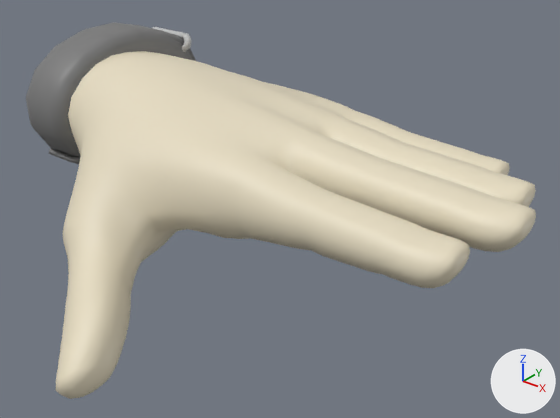
The FBX model Assets/MODELS/PlayerHand/PlayerHand.fbx: old version first, new version second.
The view is the same before and after, from a camera (50 mm lens) standing at (0.232, -0.285, 0.21) and looking at (0.023, -0.025, 0.049). Every picture has the same lights, and +X, +Y and +Z are marked at lower right. Where no turn or scale is listed for an object, it has been applied to the vertices. Vertices at the same position are counted once.

In view in the first picture: 'DodgeBall_PlayerHand'.
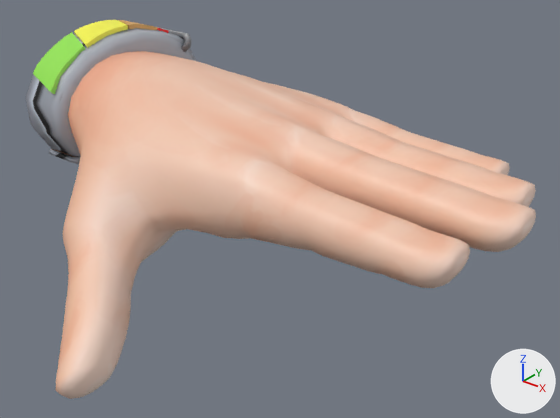
The change in detail:
Picture 'HandSkin_Texture_Base_color.png' (img_handskin_texture_base_color_png) is new.
Material 'HandSkin_Texture' (mat_handskin_texture) is new.
Its texture is img_handskin_texture_base_color_png.
Material 'Tier_3_Bar' (mat_tier_3_bar) is new.
Its base color is (0.767, 0.419, 0.12) (orange #e3ad61).
Material 'Tier_1_Bar' (mat_tier_1_bar) is new.
Its base color is (0.297, 0.784, 0.0808) (green #94e550).
Material 'Tier_2_Bar' (mat_tier_2_bar) is new.
Its base color is (0.957, 0.948, 0.0746) (yellow #faf94d).
me_mesh has 2271 vertices, 2261 faces and spans x -0.139..0.139, y -0.143..0.061, z -0.008..0.111.
me_mesh is used by ob_dodgeball_playerhand; location (0.0, 0.0, 0.0).
me_mesh part 1: all 207 faces that had it switch from mat_player_cuffs (grey #797979) to mat_handskin_texture (picture img_handskin_texture_base_color_png).
me_mesh part 2: all 50 faces that had it switch from mat_lambert2 (light grey #c1c1c1) to mat_handskin_texture (picture img_handskin_texture_base_color_png).
me_mesh part 3: all 2004 faces that had it switch from mat_player_skin (white #e6dcc2) to mat_handskin_texture (picture img_handskin_texture_base_color_png).
Mesh me_mesh_002 is new.
It has 20 vertices, 14 faces and spans x -0.1311..-0.1096, y 0.0044..0.0329, z 0.1025..0.1129.
It uses material mat_tier_3_bar (orange #e3ad61).
Mesh me_mesh_004 is new.
It has 28 vertices, 20 faces and spans x -0.1311..-0.1096, y -0.0523..-0.0178, z 0.0857..0.1099.
It uses material mat_tier_1_bar (green #94e550).
Mesh me_mesh_003 is new.
It has 20 vertices, 14 faces and spans x -0.1311..-0.1096, y -0.0268..0.0136, z 0.1054..0.1129.
It uses material mat_tier_2_bar (yellow #faf94d).
Object 'Tier_Bar_3' (ob_tier_bar_3) is new; it shows me_mesh_002.
Its location is (0.0006, 0.0, 0.0).
Object 'Tier_Bar_1' (ob_tier_bar_1) is new; it shows me_mesh_004.
Its location is (0.0006, 0.0, 0.0).
Object 'Tier_Bar_2' (ob_tier_bar_2) is new; it shows me_mesh_003.
Its location is (0.0006, 0.0, 0.0).

Pixel boxes (x1, y1, x2, y2) of what changed, in the pictures (560 x 418 px):
'Tier_Bar_1', added (green): after (33, 32, 86, 94)
'Tier_Bar_2', added (yellow): after (74, 20, 128, 48)
'Tier_Bar_3', added: after (118, 20, 157, 30)
part 1 of me_mesh, recoloured: (26, 28, 196, 164) in both
part 2 of me_mesh, recoloured: (157, 27, 192, 52) in both
part 3 of me_mesh, recoloured (white to beige): (56, 51, 536, 399) in both
